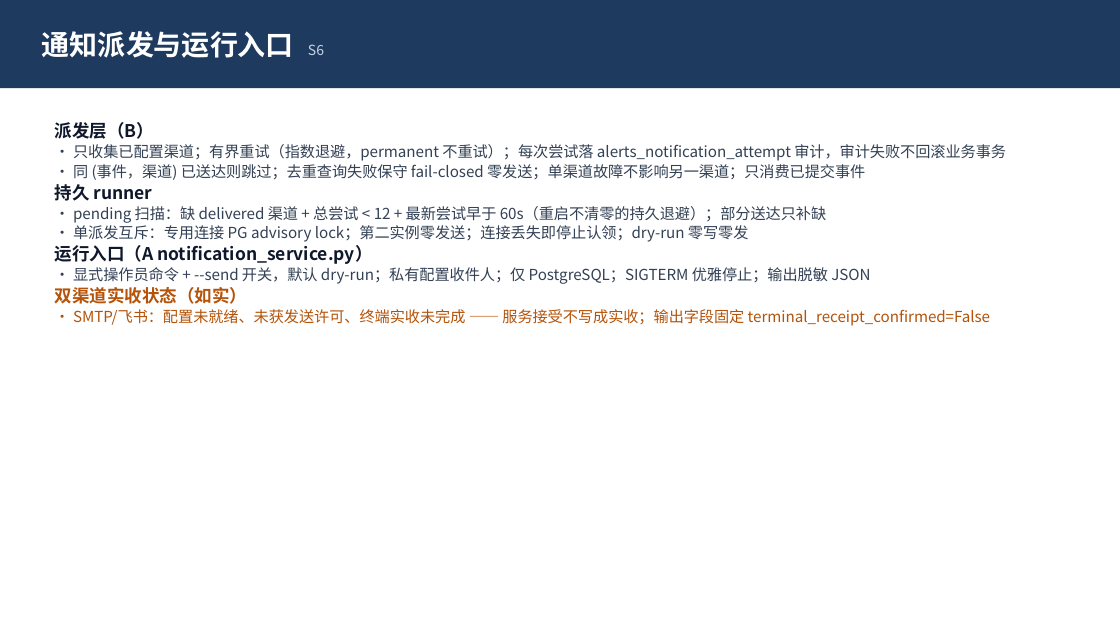
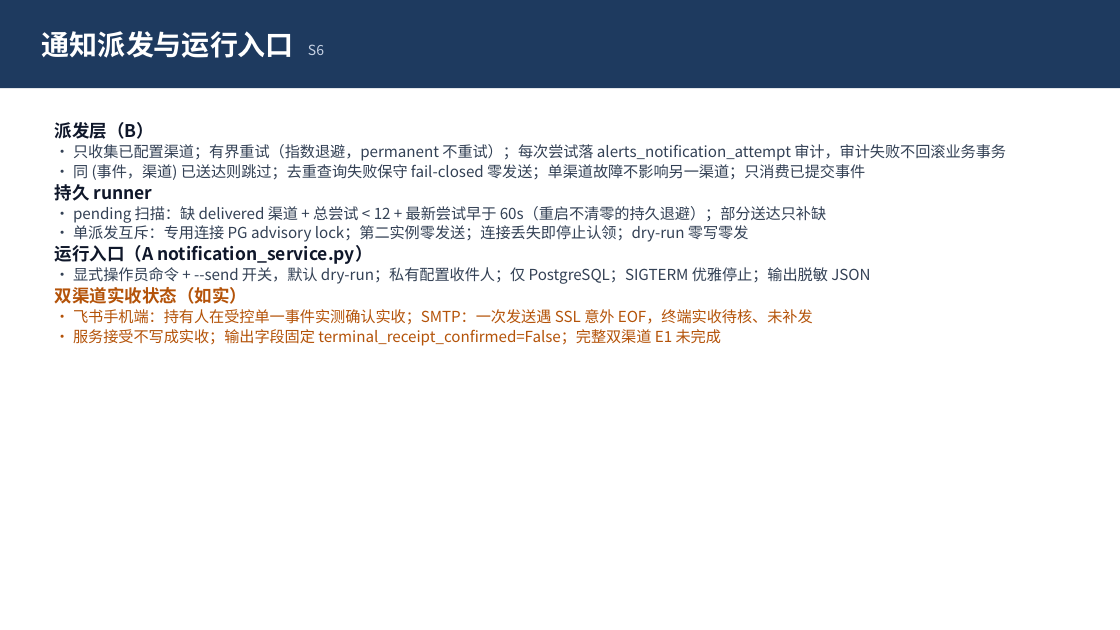
Before and after one commit to Cynthia060913/freshlink-zhikong-public, a slide deck: slide 6 of docs/submission/claude-b-materials/M04-PRESENTATION-DRAFT.pptx. Drawn at 1120x630 pixels with LibreOffice and Linux fonts; fonts in the diff are those of the drawing. Boxes give left, top, right and bottom in pixels: in the first picture for what was removed or moved away, otherwise in the second. Text is boxed around its words. In the diff, an @@ line names an element or a change of style, - is before the commit and + after.

```diff
--- a/docs/submission/claude-b-materials/M04-PRESENTATION-DRAFT.pptx
+++ b/docs/submission/claude-b-materials/M04-PRESENTATION-DRAFT.pptx
@@ text at (x1=73, y1=309, x2=813, y2=346): text changed @@
-• SMTP/飞书：配置未就绪、未获发送许可、终端实收未完成 —— 服务接受不写成实收；输出字段固定 terminal_receipt_confirmed=False
+• 飞书手机端：持有人在受控单一事件实测确认实收；SMTP：一次发送遇 SSL 意外 EOF，终端实收待核、未补发
+• 服务接受不写成实收；输出字段固定 terminal_receipt_confirmed=False；完整双渠道 E1 未完成
```
Also in this commit, not shown: 3 other slides changed, 4 other files.
